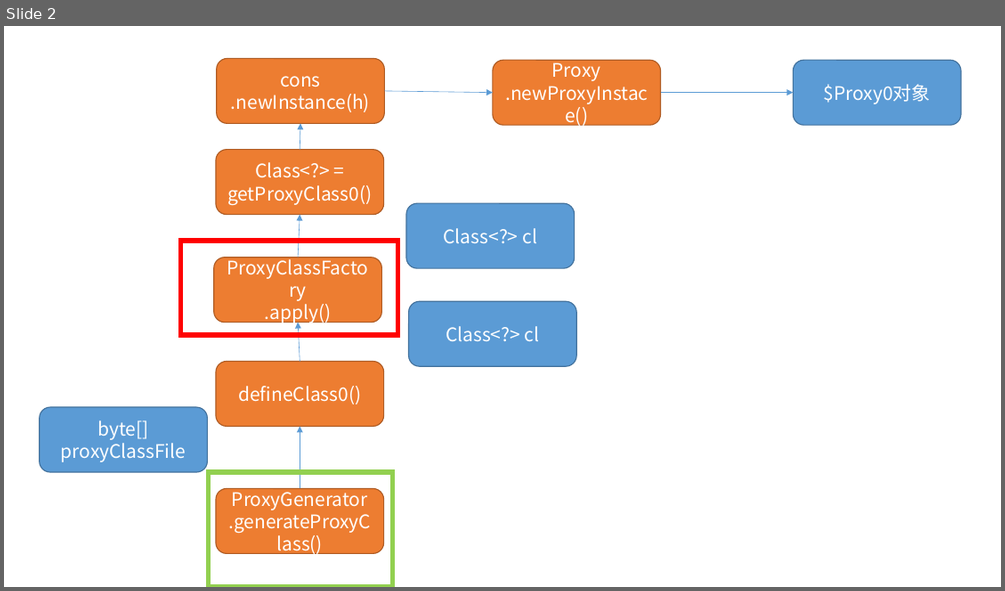
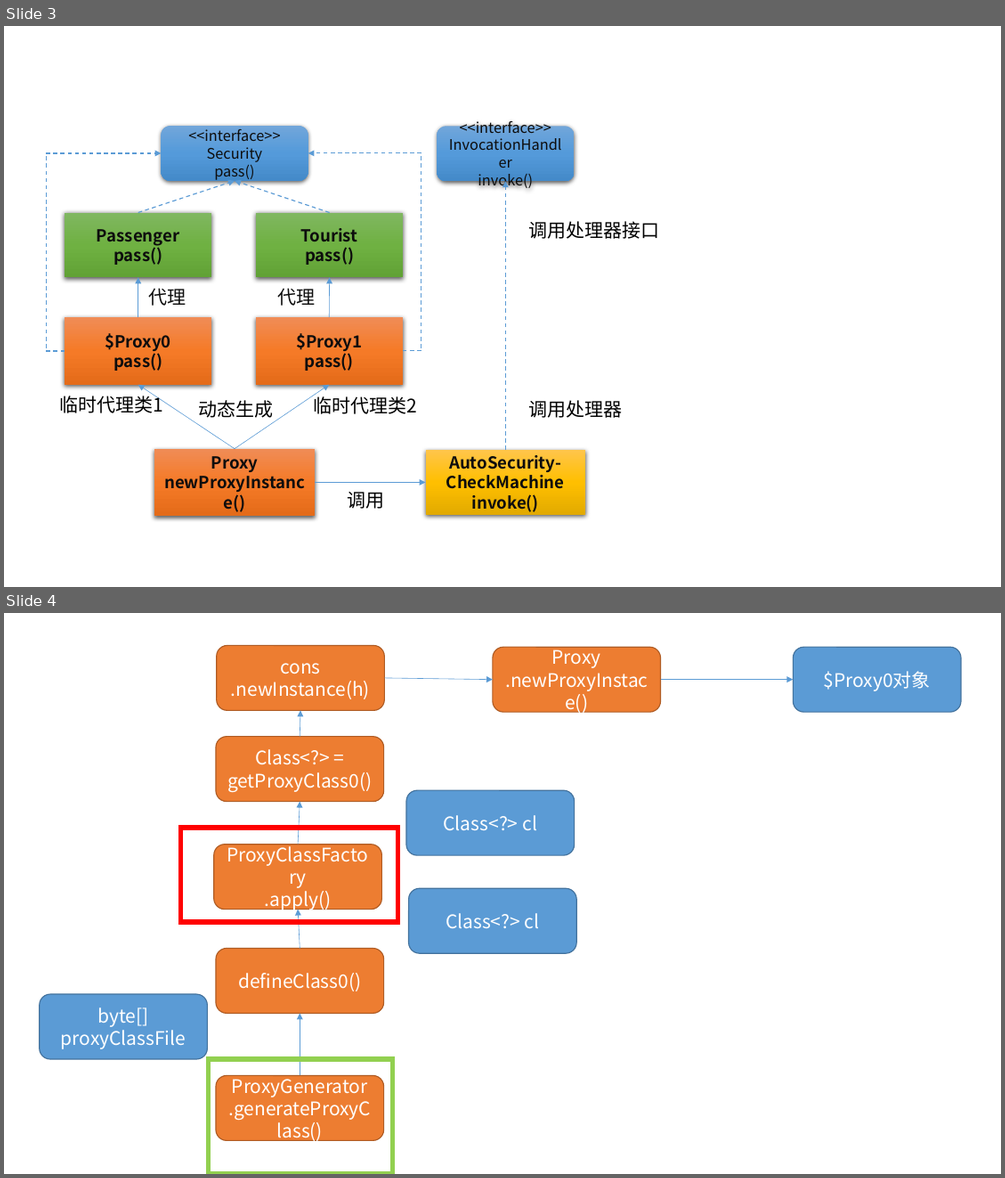
Before and after one commit to StephenHuge/MyCodesBackup, a slide deck: MySpring/代理模式.pptx. Shown one above the other, each under a label of ours: slide 2 before the commit, slides 3 and 4 after it. The pictures are 1005x591 and 1005x1178 pixels, drawn with LibreOffice and Linux fonts; fonts in the diff are those of the drawing. Boxes give left, top, right and bottom in pixels: in the first picture for what was removed or moved away, otherwise in the second. Text is boxed around its words. In the diff, an @@ line names an element or a change of style, - is before the commit and + after.

Commit message:
update proxy ppt

```diff
--- a/MySpring/代理模式.pptx
+++ b/MySpring/代理模式.pptx
@@ slide 3 added at bbox=[4, 26, 1001, 587], background #FFFFFF @@
@@ rounded rectangle added at bbox=[161, 126, 307, 181], fill gradient #71A6DB to #559BDB to #448ACA, 14 pt, text #0D0D0D @@
+<<interface>>
+Security
+pass()
@@ rounded rectangle added at bbox=[437, 127, 574, 182], fill gradient #71A6DB to #559BDB to #448ACA, 14 pt, text #0D0D0D @@
+<<interface>>
+InvocationHandler
+invoke()
@@ elbow arrow added from (65, 351) to (161, 153), #5B9BD5 1 pt dashed @@
@@ elbow arrow added from (403, 351) to (308, 153), #5B9BD5 1 pt dashed @@
@@ arrow added from (138, 212) to (235, 181), #5B9BD5 1 pt dashed @@
@@ arrow added from (329, 212) to (235, 181), #5B9BD5 1 pt dashed @@
@@ arrow added from (506, 450) to (506, 181), #5B9BD5 1 pt dashed @@
@@ rectangle added at bbox=[65, 212, 211, 277], fill gradient #81B861 to #6FB242 to #62A336, 16 pt, text #0D0D0D, bold @@
+Passenger
+pass()
@@ rectangle added at bbox=[256, 212, 403, 277], fill gradient #81B861 to #6FB242 to #62A336, 16 pt, text #0D0D0D, bold @@
+Tourist
+pass()
@@ text added at bbox=[528, 221, 659, 239], 18 pt, text #000000 @@
+调用处理器接口
@@ arrow added from (138, 318) to (138, 277), #5B9BD5 0.5 pt @@
@@ text added at bbox=[148, 288, 186, 305], 18 pt, text #0D0D0D @@
+代理
@@ text added at bbox=[278, 288, 316, 305], 18 pt, text #0D0D0D @@
+代理
@@ arrow added from (329, 318) to (329, 277), #5B9BD5 0.5 pt @@
@@ rectangle added at bbox=[65, 318, 211, 385], fill gradient #F18C57 to #F67B28 to #E56C19, 16 pt, text #0D0D0D, bold @@
+$Proxy0
+pass()
@@ rectangle added at bbox=[256, 318, 403, 385], fill gradient #F18C57 to #F67B28 to #E56C19, 16 pt, text #0D0D0D, bold @@
+$Proxy1
+pass()
@@ text added at bbox=[59, 393, 163, 413], 18 pt, text #000000 @@
+临时代理类1
@@ arrow added from (235, 449) to (138, 384), #5B9BD5 0.5 pt @@
@@ arrow added from (235, 449) to (329, 384), #5B9BD5 0.5 pt @@
@@ text added at bbox=[313, 394, 417, 414], 18 pt, text #000000 @@
+临时代理类2
@@ text added at bbox=[199, 400, 274, 418], 18 pt, text #000000 @@
+动态生成
@@ text added at bbox=[528, 400, 622, 418], 18 pt, text #000000 @@
+调用处理器
@@ rectangle added at bbox=[154, 449, 315, 516], fill gradient #F18C57 to #F67B28 to #E56C19, 16 pt, text #0D0D0D, bold @@
+Proxy
+newProxyInstance()
@@ rectangle added at bbox=[426, 450, 586, 515], fill gradient #FFC64B to #FFC000 to #E3AB00, 16 pt, text #0D0D0D, bold @@
+AutoSecurity-CheckMachine
+invoke()
@@ arrow added from (315, 483) to (426, 483), #5B9BD5 0.5 pt @@
@@ text added at bbox=[347, 491, 384, 508], 18 pt, text #000000 @@
+调用
@@ what was slide 2 is now slide 4 @@
```
Also in this commit, not shown: 1 slide changed, 1 other slide added.
